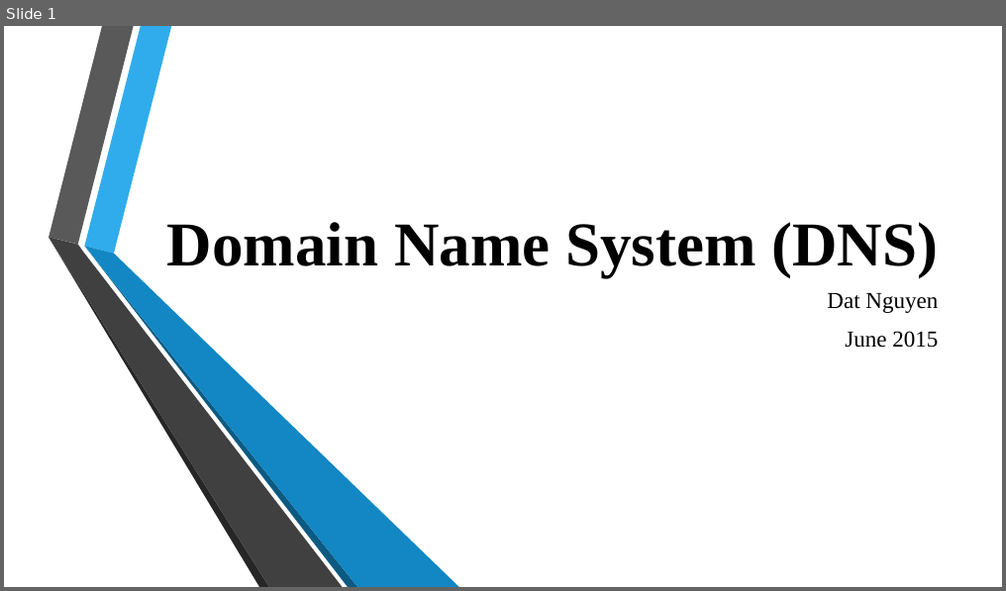
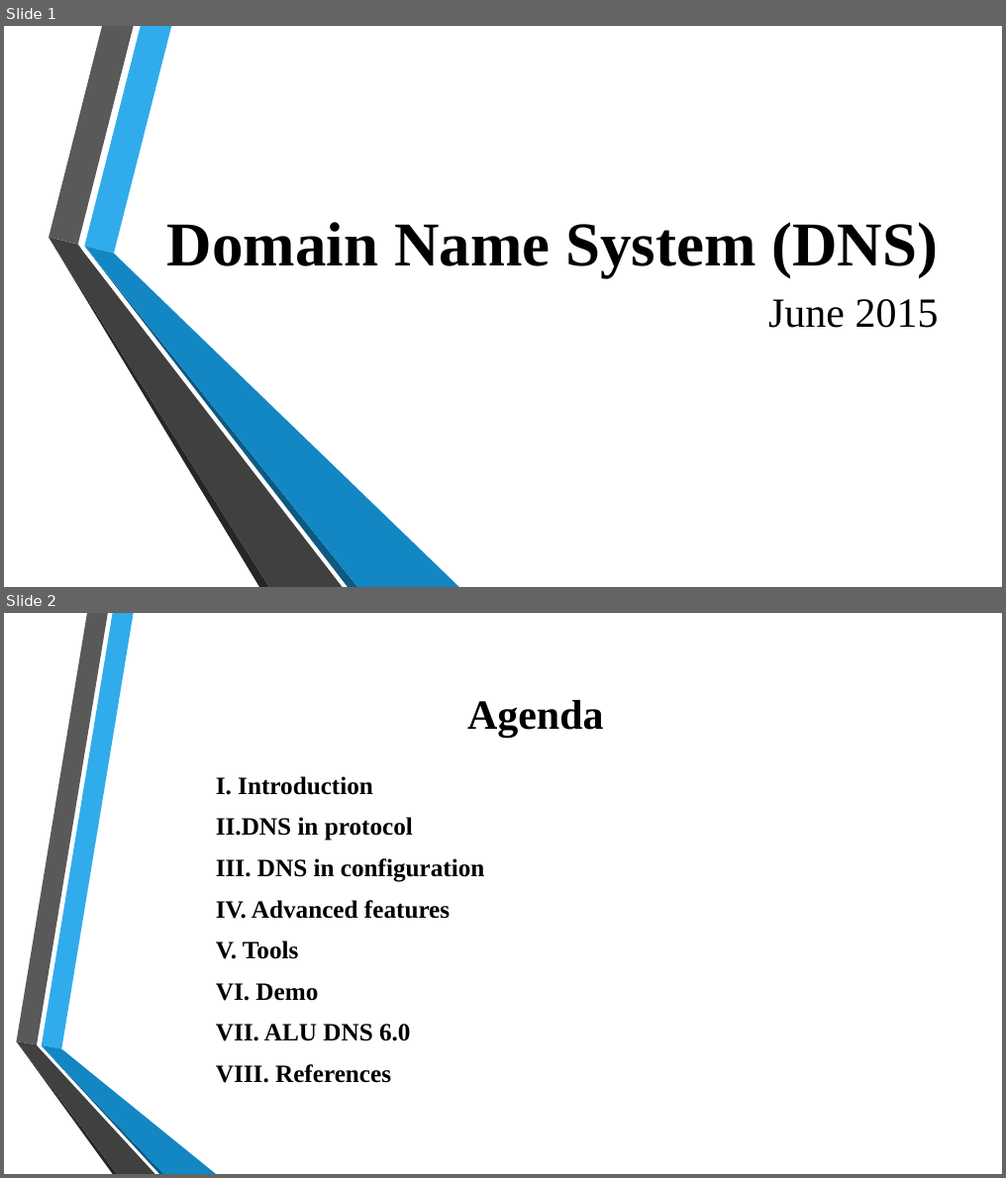
Before and after one commit to tiendatdk3493/Tai_Lieu, a slide deck: Domain Name System (DNS).pptx. Shown one above the other, each under a label of ours: slide 1 before the commit, slides 1 and 2 after it. The pictures are 1006x591 and 1006x1178 pixels, drawn with LibreOffice and Linux fonts; fonts in the diff are those of the drawing; background and template pictures are left out. Boxes give left, top, right and bottom in pixels: in the first picture for what was removed or moved away, otherwise in the second. Text is boxed around its words. In the diff, an @@ line names an element or a change of style, - is before the commit and + after.

```diff
--- a/Domain Name System (DNS).pptx
+++ b/Domain Name System (DNS).pptx
@@ slide 2 added at (4,613,1002,1174), background picture (left out) @@
@@ title added at (467,700,604,737), 40 pt, text #000000, bold @@
+Agenda
@@ text added at (216,776,485,1083), 24 pt, text #000000, bold @@
+I. Introduction
+II.DNS in protocol
+III. DNS in configuration
+IV. Advanced features
+V. Tools
+VI. Demo
+VII. ALU DNS 6.0
+VIII. References
@@ group added at (16,613,216,1174): 6 freeform shapes @@
@@ slide 1 changed as well @@
@@ subtitle "June 2015" at (768,299,939,328): size 22 to 40 pt; more space between paragraphs @@
@@ subtitle at (827,293,938,313): paragraph removed @@
-Dat Nguyen
```
Also in this commit, not shown: 2 other slides added, 1 slide removed.
